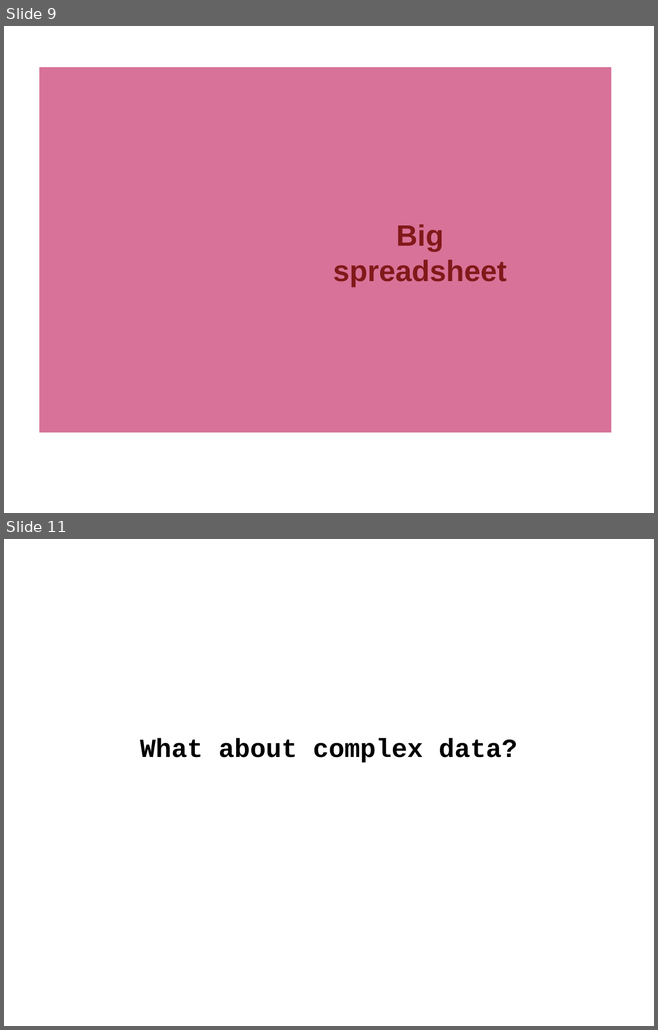
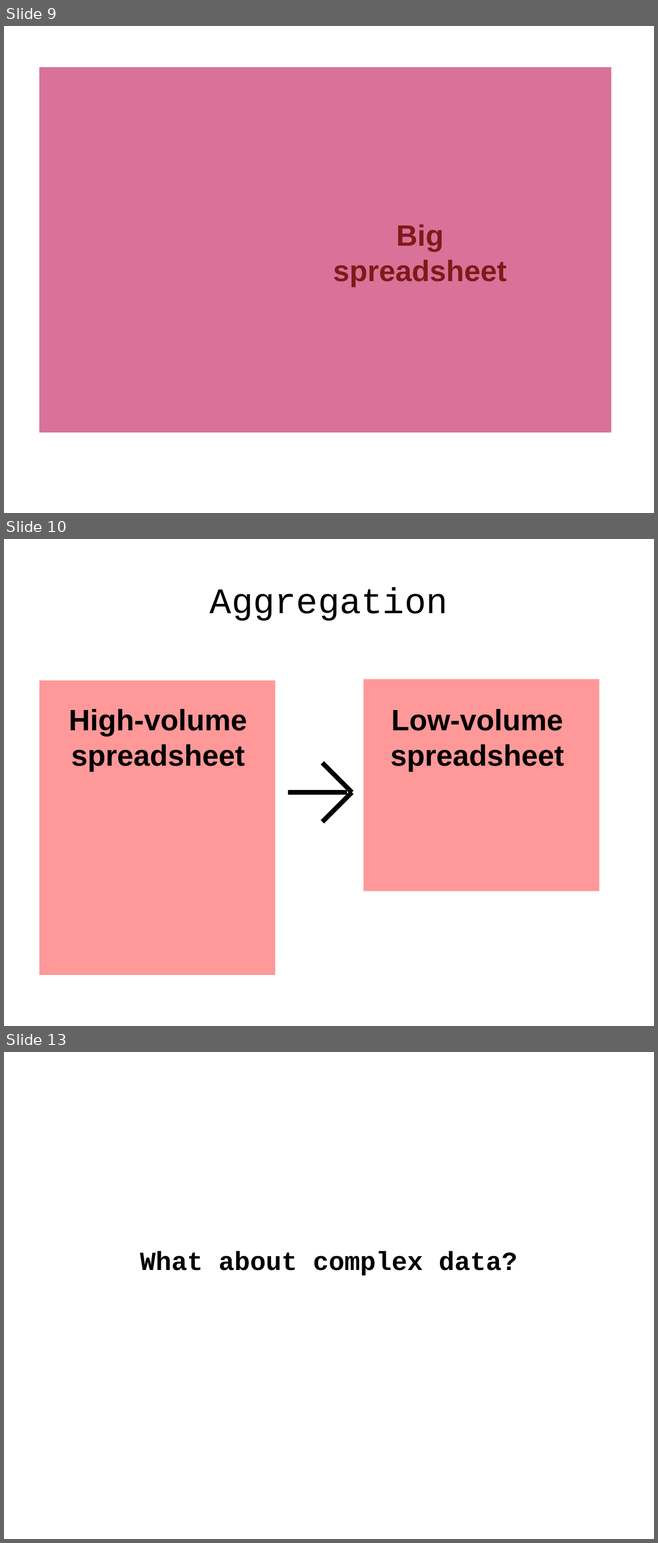
Before and after one commit to tlevine/gastronomification-big-data-talk, a slide deck: big-senses.odp. Shown one above the other, each under a label of ours: slides 9 and 11 before the commit, slides 9, 10 and 13 after it; the slides between them are not shown. The pictures are 658x1030 and 658x1543 pixels, drawn with LibreOffice and Linux fonts; fonts in the diff are those of the drawing; background and template pictures are left out. Boxes give left, top, right and bottom in pixels: in the first picture for what was removed or moved away, otherwise in the second. Text is boxed around its words. In the diff, an @@ line names an element or a change of style, - is before the commit and + after.

```diff
--- a/big-senses.odp
+++ b/big-senses.odp
@@ slide 10 added at (x1=4, y1=539, x2=654, y2=1026), background #FFFFFF @@
@@ title added at (x1=210, y1=588, x2=448, y2=621), 44 pt, text #000000 @@
+Aggregation
@@ flow chart internal storage added at (x1=39, y1=681, x2=275, y2=975), fill #FF3333 at 50% opacity @@
@@ flow chart internal storage added at (x1=364, y1=679, x2=599, y2=892), fill #FF3333 at 50% opacity @@
@@ text added at (x1=69, y1=709, x2=247, y2=772), 36 pt, text #000000, bold @@
+High-volume
+spreadsheet
@@ text added at (x1=390, y1=709, x2=564, y2=772), 36 pt, text #000000, bold @@
+Low-volume
+spreadsheet
@@ line added from (322, 763) to (352, 792), #000000 5.75 pt @@
@@ line added from (288, 792) to (347, 792), #000000 5.75 pt @@
@@ line added from (322, 822) to (352, 792), #000000 5.75 pt @@
@@ what was slide 11 is now slide 13 @@
```
Also in this commit, not shown: 1 slide changed, 1 other slide added.
